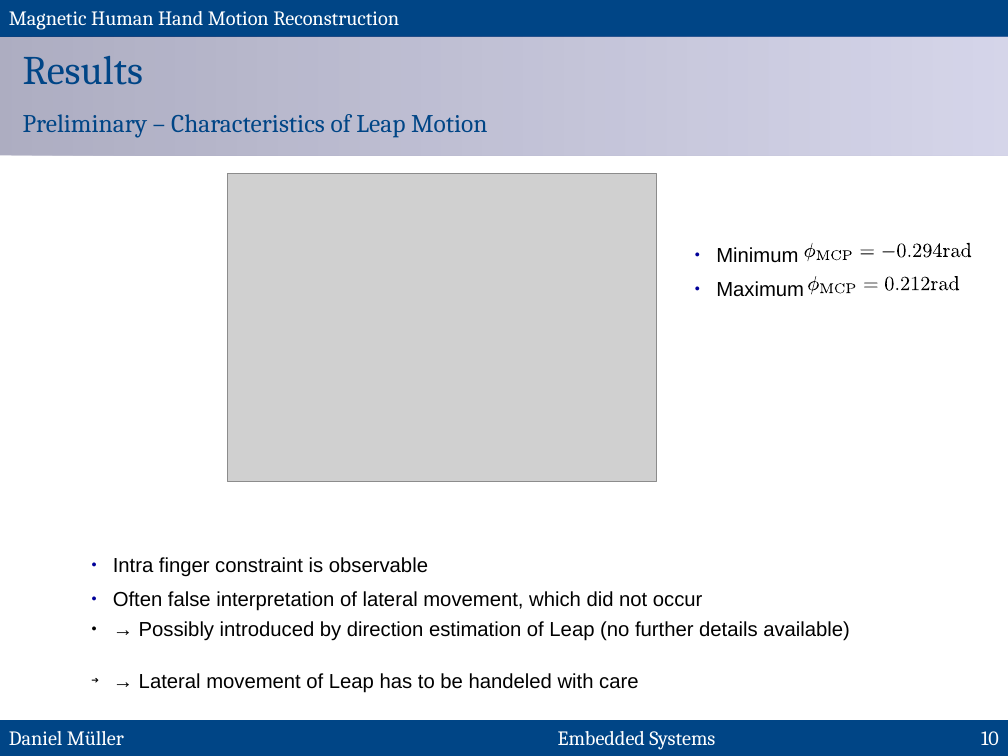
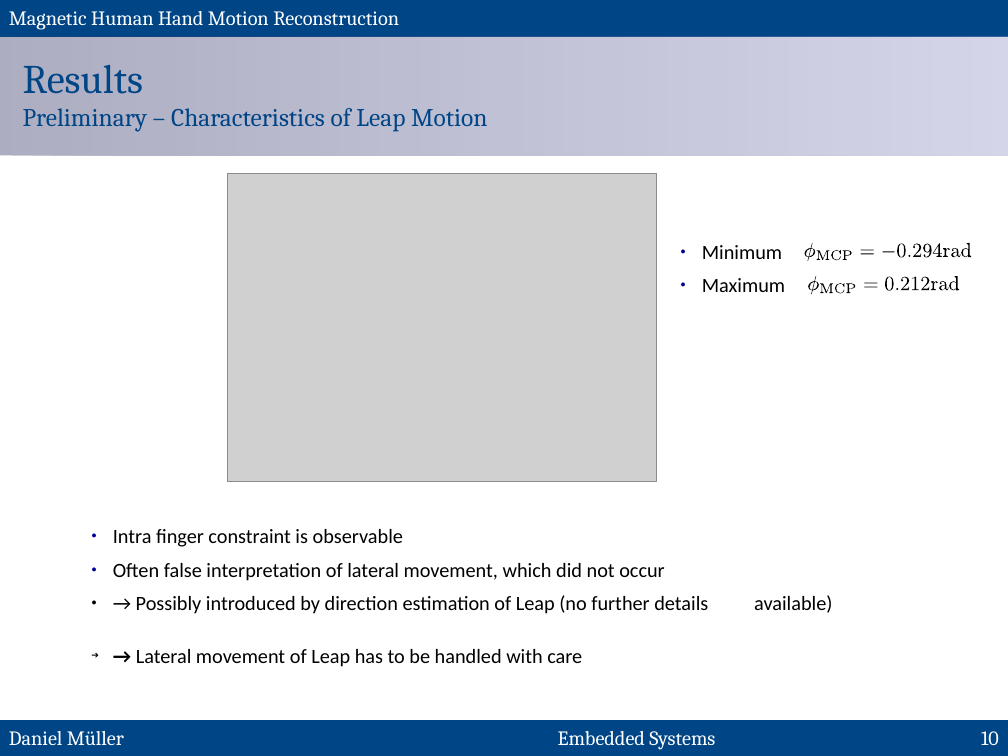
Before and after one commit to MuellerDaniel/SensGlove, a slide deck: slide 10 of praes/preasi.odp. Drawn at 1008x756 pixels with LibreOffice and Linux fonts; fonts in the diff are those of the drawing; grey boxes stand for pictures. Boxes give left, top, right and bottom in pixels: in the first picture for what was removed or moved away, otherwise in the second. Text is boxed around its words. In the diff, an @@ line names an element or a change of style, - is before the commit and + after.

```diff
--- a/praes/preasi.odp
+++ b/praes/preasi.odp
@@ title "Results Preliminary – Characteristics of ..." rewrapped from [23,56,487,138] to [23,65,487,132] @@
@@ text "Minimum": place and size @@
-text "Minimum" at [716,247,804,297]
+text "Minimum" at [702,245,785,292]
@@ text "Minimum" at [702,245,785,292]: font Arial to Calibri @@
@@ text "Intra finger constraint is observable": place and size @@
-text "Intra finger constraint is observable" at [113,557,850,693]
+text "Intra finger constraint is observable" at [113,529,708,667]
@@ text at [113,529,708,614]: font Arial to Calibri in "Intra finger constraint is observable", "Often false interpretation of lateral movement, which ...", "→ Possibly introduced by direction estimation of ..."; line spacing 1 to 1.15 @@
@@ text at [136,649,582,667]: text changed; font Arial to Calibri @@
-➔ → Lateral movement of Leap has to be handeled with care
+➔ → Lateral movement of Leap has to be handled with care
```
Also in this commit, not shown: 15 other slides changed.
